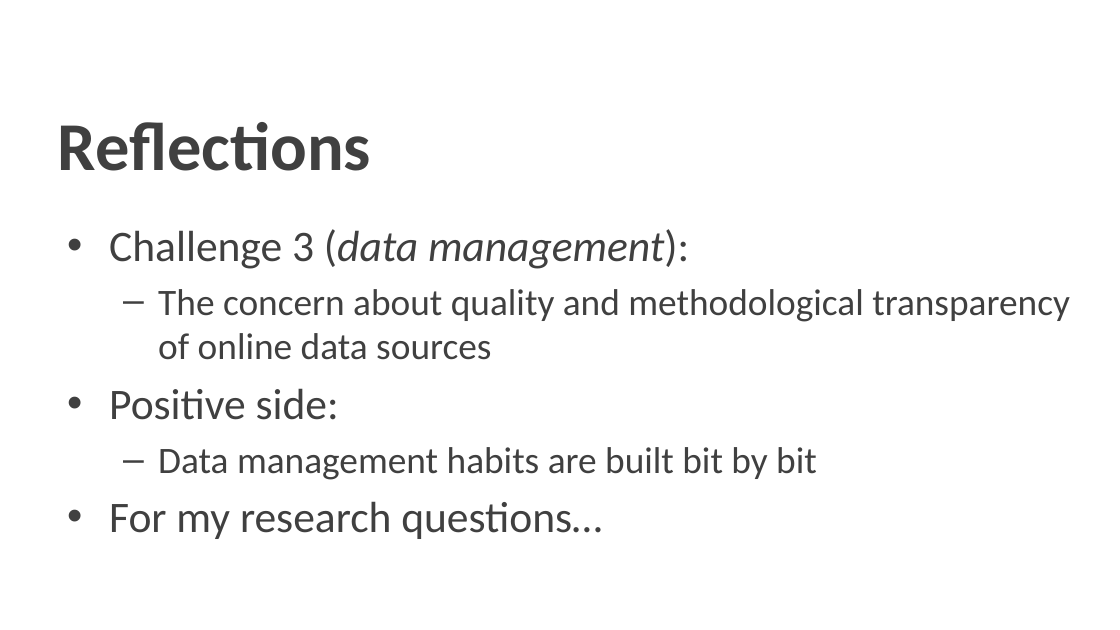
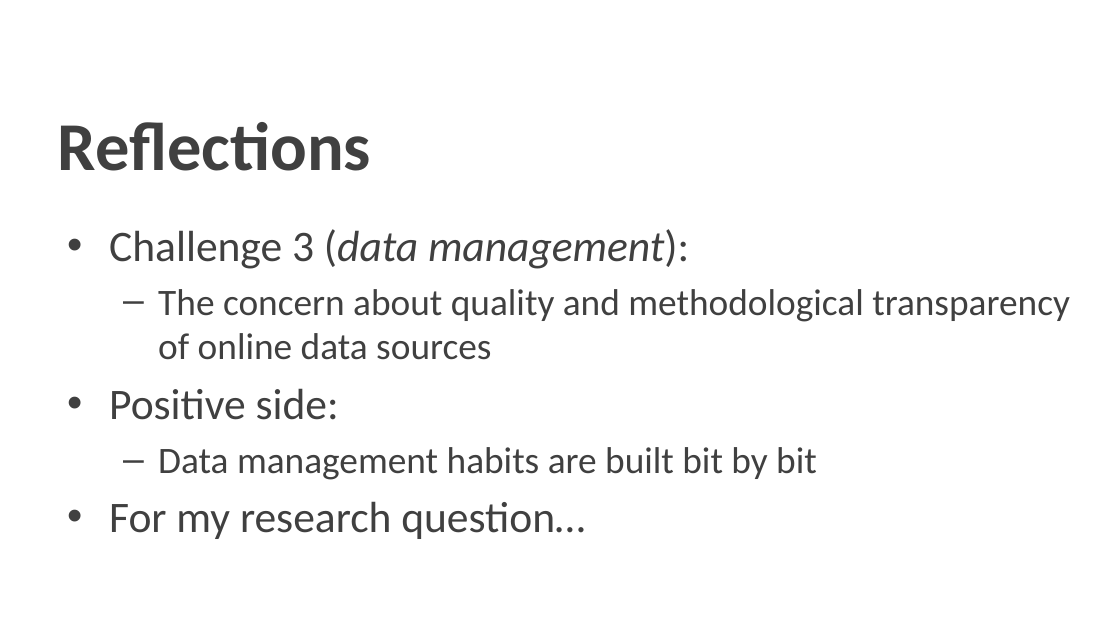
Before and after one commit to caifand/DMRL_THA, a slide deck: slide 15 of FinalPaper/3_presentation/final_pre_DCF_10may2019.pptx. Drawn at 1120x630 pixels with LibreOffice and Linux fonts; fonts in the diff are those of the drawing; background and template pictures are left out. Boxes give left, top, right and bottom in pixels: in the first picture for what was removed or moved away, otherwise in the second. Text is boxed around its words. In the diff, an @@ line names an element or a change of style, - is before the commit and + after.

```diff
--- a/FinalPaper/3_presentation/final_pre_DCF_10may2019.pptx
+++ b/FinalPaper/3_presentation/final_pre_DCF_10may2019.pptx
@@ text at (x1=109, y1=501, x2=585, y2=539): text changed @@
-• For my research questions…
+• For my research question…
```
Also in this commit, not shown: 4 other files.
